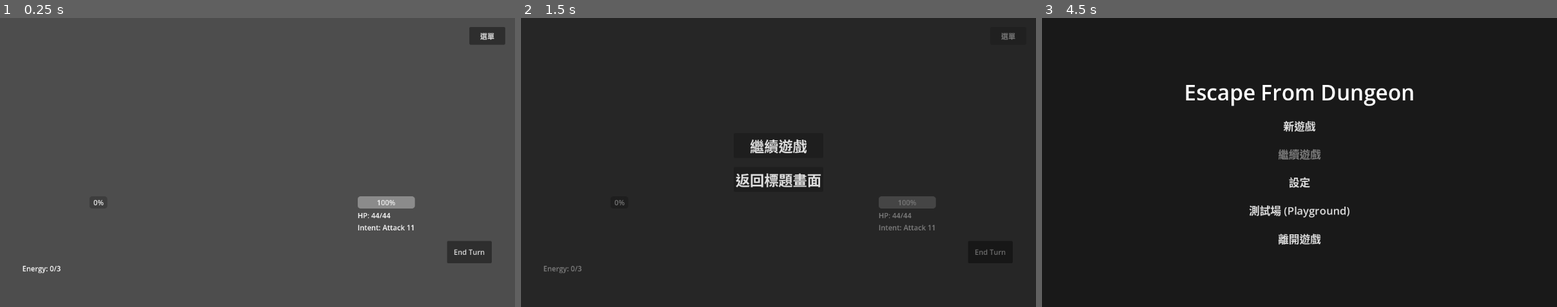
Above: before the commit, frames 1-3 (left to right).
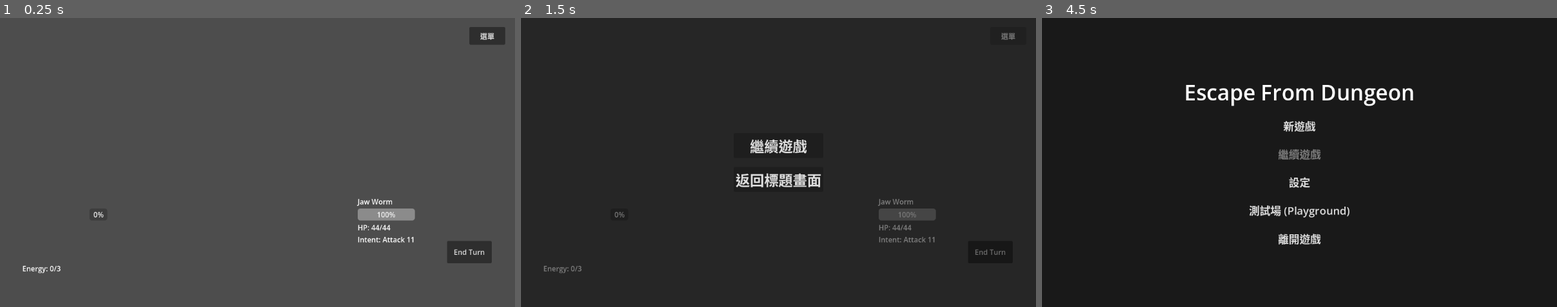
Above: after the commit, the same moments.

Repository: kokonao-ts/EscapeFromDungeon
Game: Godot game, scene res://src/combat/CombatRoom.tscn
Same seed, same stepped clock (60 frames per second), same inputs: the game is played once before the commit and once after it. This scene is started directly instead of the project's main scene.
Inputs:
- Up to frame 1 (0.25 s): no input
- Up to frame 2 (1.5 s): click "End Turn" at 0.5 s; click "選單" at 1.25 s
- Up to frame 3 (4.5 s): click "繼續遊戲" at 2 s; click "End Turn" at 2.75 s; click "選單" at 3.5 s; click "返回標題畫面" at 4.25 s

The runs differ from the first frame. In frame 1, 1.2% of the frame differs, in the area x 18-81%, y 61-78%; in frame 2, 1.0%; in frame 3, nothing differs.
Error in both runs: Invalid access to property or key 'frozen' on a base object of type 'Nil'. (res://src/combat/CombatManager.gd:32)

Commit message:
Expand Goblin decks, add enemy docs, and fix body-switch logic
- Expand Goblin Assassin and Goblin Mage starting decks to 15 cards.
- Fix initialization bug in RunManager to ensure correct starting deck construction.
- Apply death reversion logic to Goblin Mage in CombatManager.
- Display enemy names in combat UI.
- Create enemy documentation in 'enemy/' directory with links.
- Fix logic bug in body-switching to prevent state corruption during reversion.
- Improve mid-combat body switching by refreshing the player's hand.

Co-authored-by: kokonao-ts <218340163+kokonao-ts@users.noreply.github.com>

Diff:
--- a/src/combat/CombatManager.gd
+++ b/src/combat/CombatManager.gd
@@ -188,7 +188,9 @@
 		deck_manager.discard_hand()
 
 		if player.stats.hp <= 0:
-			if RunManager.character_class == RunManager.CharacterClass.GOBLIN_ASSASSIN:
+			var is_goblin = RunManager.character_class == RunManager.CharacterClass.GOBLIN_ASSASSIN or \
+							RunManager.character_class == RunManager.CharacterClass.GOBLIN_MAGE
+			if is_goblin:
 				if RunManager.revert_to_core():
 					print("Body died! Reverting to core...")
 					deck_manager.setup_deck(RunManager.deck)
@@ -227,7 +229,9 @@
 			enemy.update_ui()
 
 	if player.stats.hp <= 0:
-		if RunManager.character_class == RunManager.CharacterClass.GOBLIN_ASSASSIN:
+		var is_goblin = RunManager.character_class == RunManager.CharacterClass.GOBLIN_ASSASSIN or \
+						RunManager.character_class == RunManager.CharacterClass.GOBLIN_MAGE
+		if is_goblin:
 			if RunManager.revert_to_core():
 				print("Body died! Reverting to core...")
 				deck_manager.setup_deck(RunManager.deck)
--- a/src/common/RunManager.gd
+++ b/src/common/RunManager.gd
@@ -103,6 +103,8 @@
 			core_body.deck.assign(start_deck)
 			bodies.append(core_body)
 
+	# Build initial deck using switch_body logic
+	switch_body(0)
 	player_stats.hp = player_stats.max_hp
 	gold = 99
 	current_act = 1
--- a/src/ui/EntityUI.gd
+++ b/src/ui/EntityUI.gd
@@ -5,8 +5,19 @@
 @onready var hp_label = $VBoxContainer/HPLabel
 @onready var block_label = $VBoxContainer/BlockLabel
 var intent_label: Label
+var name_label: Label
 
 func _ready():
+	# Dynamically add name label if it doesn't exist
+	if not $VBoxContainer.has_node("NameLabel"):
+		name_label = Label.new()
+		name_label.name = "NameLabel"
+		# Add to the top of the VBoxContainer
+		$VBoxContainer.add_child(name_label)
+		$VBoxContainer.move_child(name_label, 0)
+	else:
+		name_label = $VBoxContainer/NameLabel
+
 	# Dynamically add intent label if it doesn't exist
 	if not $VBoxContainer.has_node("IntentLabel"):
 		intent_label = Label.new()
@@ -38,27 +49,42 @@
 	block_label.text = "Block: %d" % stats.block
 	block_label.visible = stats.block > 0
 
-	# Show intent if this belongs to an enemy
+	# Show name and intent if this belongs to an enemy
 	var owner_node = get_parent()
-	if owner_node is Enemy and owner_node.current_action:
-		var action = owner_node.current_action
-		var intent_text = "Intent: "
-		match action.type:
-			EnemyAction.Type.ATTACK:
-				var damage = action.damage
-				if owner_node.stats.strength > 0:
-					damage += owner_node.stats.strength
-				if owner_node.stats.weak > 0:
-					damage = floor(damage * 0.75)
-				intent_text += "Attack %d" % damage
-			EnemyAction.Type.DEFEND:
-				intent_text += "Defend %d" % action.block
-			EnemyAction.Type.BUFF:
-				intent_text += "Buff"
-			EnemyAction.Type.DEBUFF:
-				intent_text += "Debuff"
-		intent_label.text = intent_text
-		intent_label.visible = true
+	if owner_node is Enemy:
+		if owner_node.enemy_resource:
+			name_label.text = owner_node.enemy_resource.enemy_name
+			name_label.visible = true
+		elif owner_node is Enemy and owner_node.stats.hp > 0: # Fallback
+			name_label.text = "Enemy"
+			name_label.visible = true
+		else:
+			name_label.visible = false
+
+		if owner_node.current_action:
+			var action = owner_node.current_action
+			var intent_text = "Intent: "
+			match action.type:
+				EnemyAction.Type.ATTACK:
+					var damage = action.damage
+					if owner_node.stats.strength > 0:
+						damage += owner_node.stats.strength
+					if owner_node.stats.weak > 0:
+						damage = floor(damage * 0.75)
+					intent_text += "Attack %d" % damage
+				EnemyAction.Type.DEFEND:
+					intent_text += "Defend %d" % action.block
+				EnemyAction.Type.BUFF:
+					intent_text += "Buff"
+				EnemyAction.Type.DEBUFF:
+					intent_text += "Debuff"
+			intent_label.text = intent_text
+			intent_label.visible = true
+		else:
+			if intent_label:
+				intent_label.visible = false
 	else:
+		if name_label:
+			name_label.visible = false
 		if intent_label:
 			intent_label.visible = false
Not shown, added: enemy/cultist.md
Not shown, added: enemy/jaw_worm.md
Not shown, added: enemy/readme.md
Not shown, added: enemy/small_slime.md
